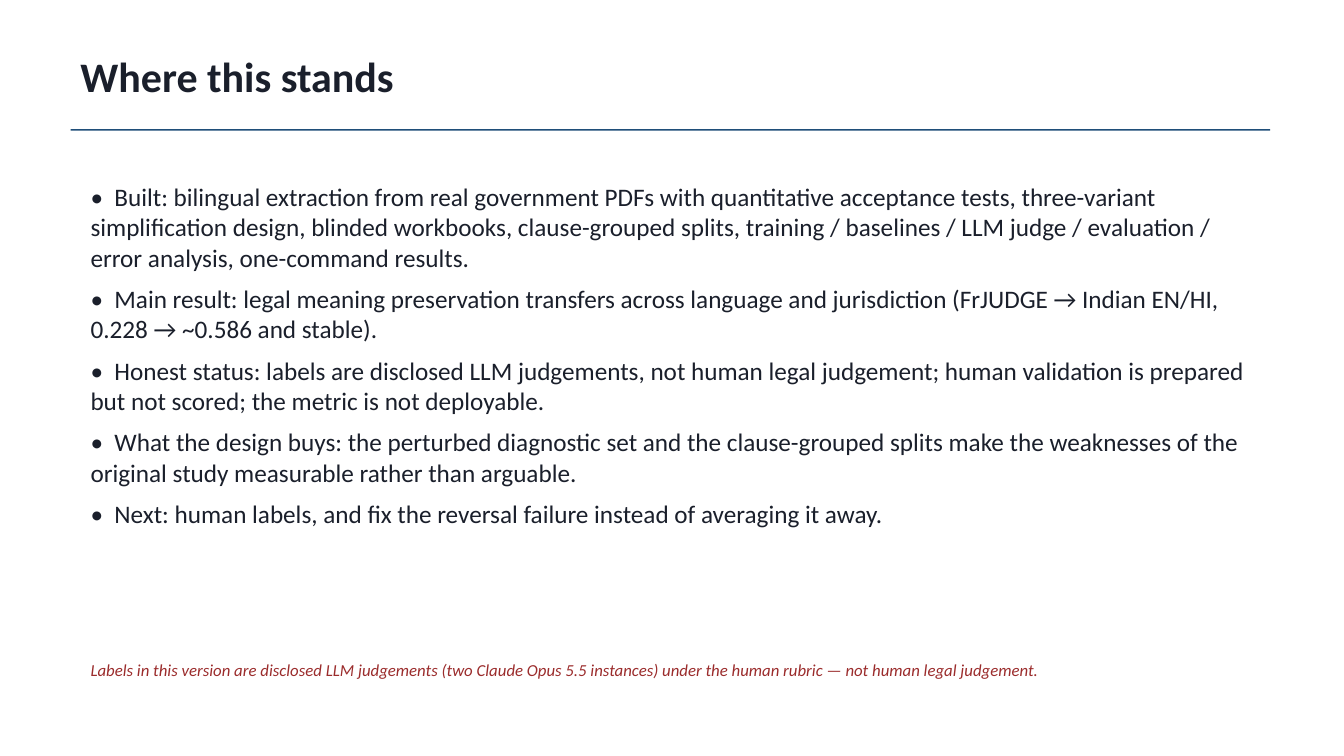
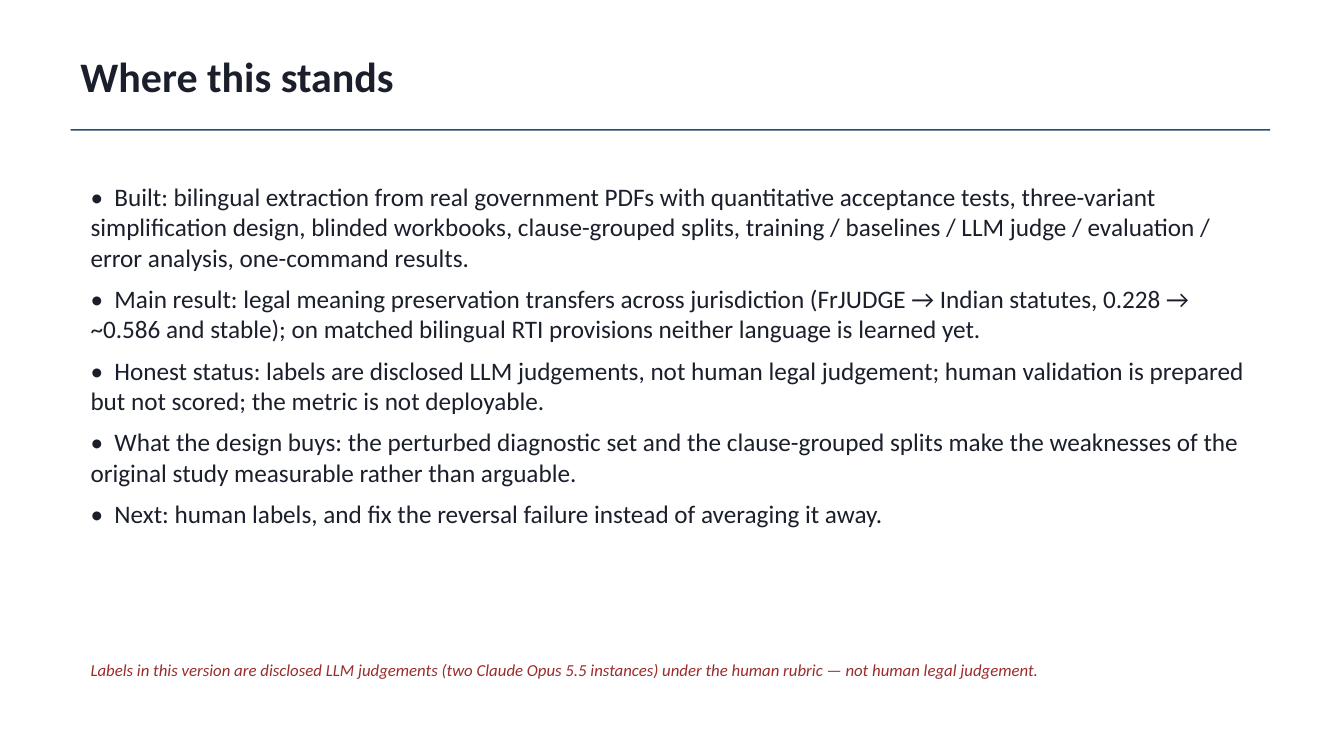
Before and after one commit to atharv-0509/legal-meaning-preservation-hi-en, a slide deck: slide 20 of paper/out/LMP_slides.pptx. Drawn at 1344x756 pixels with LibreOffice and Linux fonts; fonts in the diff are those of the drawing. Boxes give left, top, right and bottom in pixels: in the first picture for what was removed or moved away, otherwise in the second. Text is boxed around its words. In the diff, an @@ line names an element or a change of style, - is before the commit and + after.

```diff
--- a/paper/out/LMP_slides.pptx
+++ b/paper/out/LMP_slides.pptx
@@ text at (91,290,1160,343): text changed @@
-• Main result: legal meaning preservation transfers across language and jurisdiction (FrJUDGE → Indian EN/HI, 0.228 → ~0.586 and stable).
+• Main result: legal meaning preservation transfers across jurisdiction (FrJUDGE → Indian statutes, 0.228 → ~0.586 and stable); on matched bilingual RTI provisions neither language is learned yet.
```
Also in this commit, not shown: 13 other slides changed, 8 other files.
